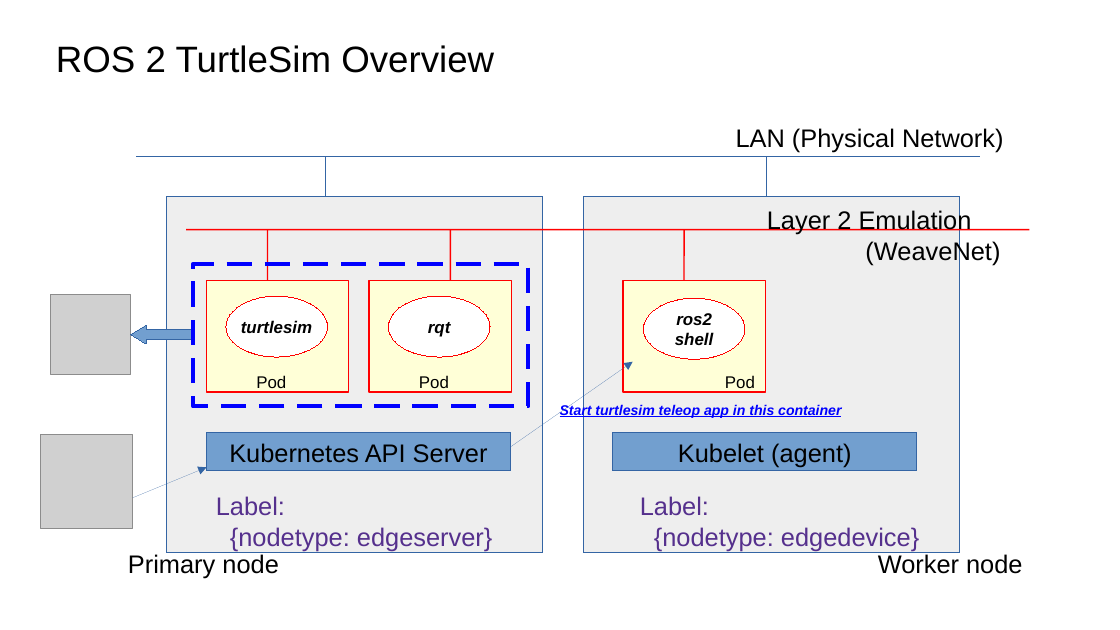
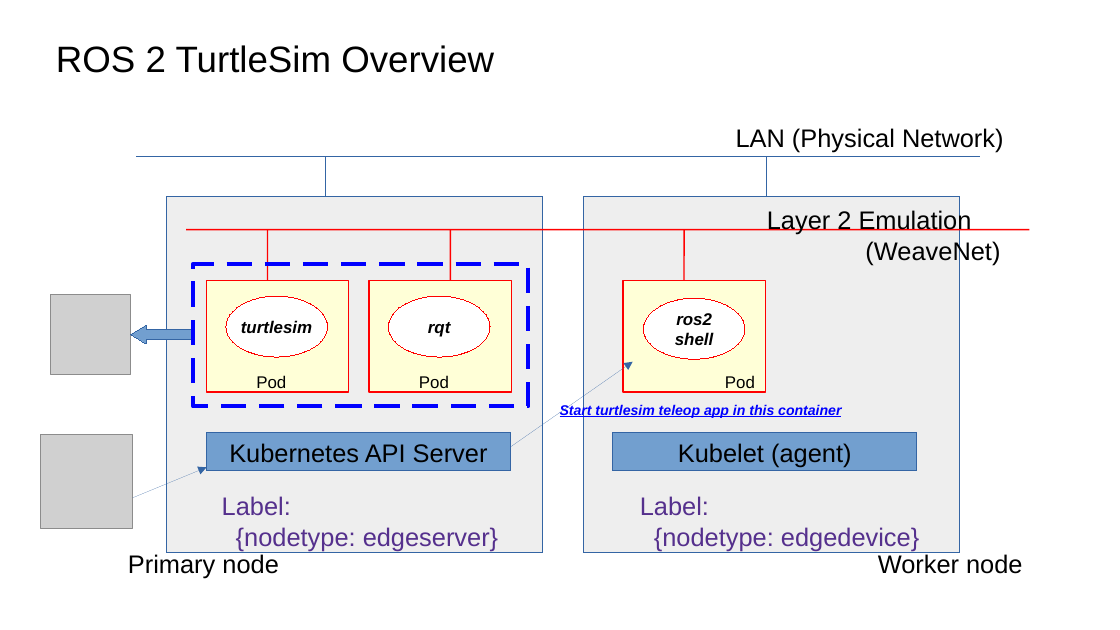
Before and after one commit to fujitatomoya/ros_k8s, a slide deck: slide 7 of images/system_overview.odp. Drawn at 1120x630 pixels with LibreOffice and Linux fonts; fonts in the diff are those of the drawing; grey boxes stand for pictures. Boxes give left, top, right and bottom in pixels: in the first picture for what was removed or moved away, otherwise in the second. Text is boxed around its words. In the diff, an @@ line names an element or a change of style, - is before the commit and + after.

```diff
--- a/images/system_overview.odp
+++ b/images/system_overview.odp
@@ text "Label:": place and size @@
-text "Label:" at (216, 496, 492, 551)
+text "Label:" at (222, 496, 498, 551)
```
Also in this commit, not shown: 2 slides added, 5 other files.
